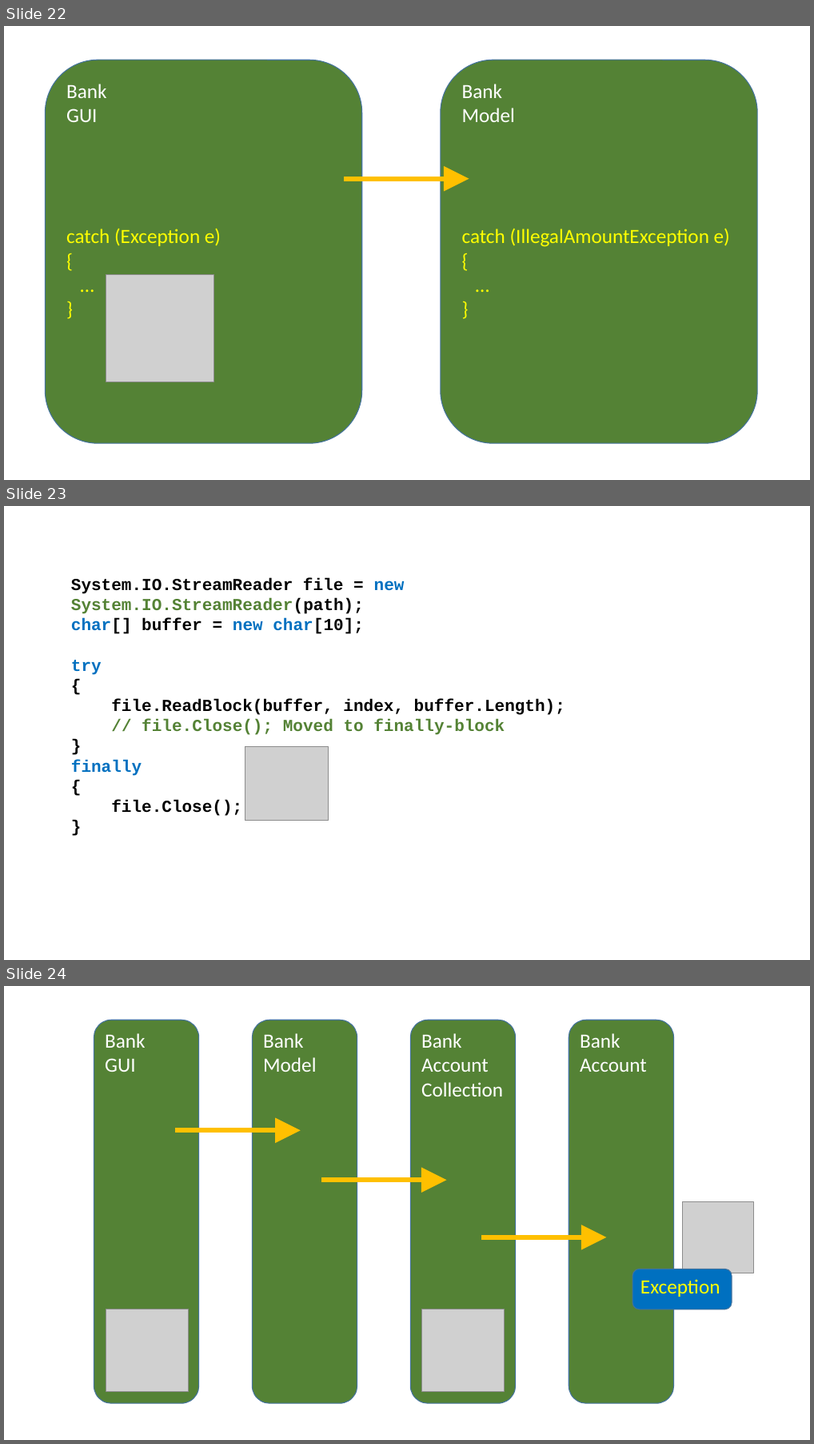
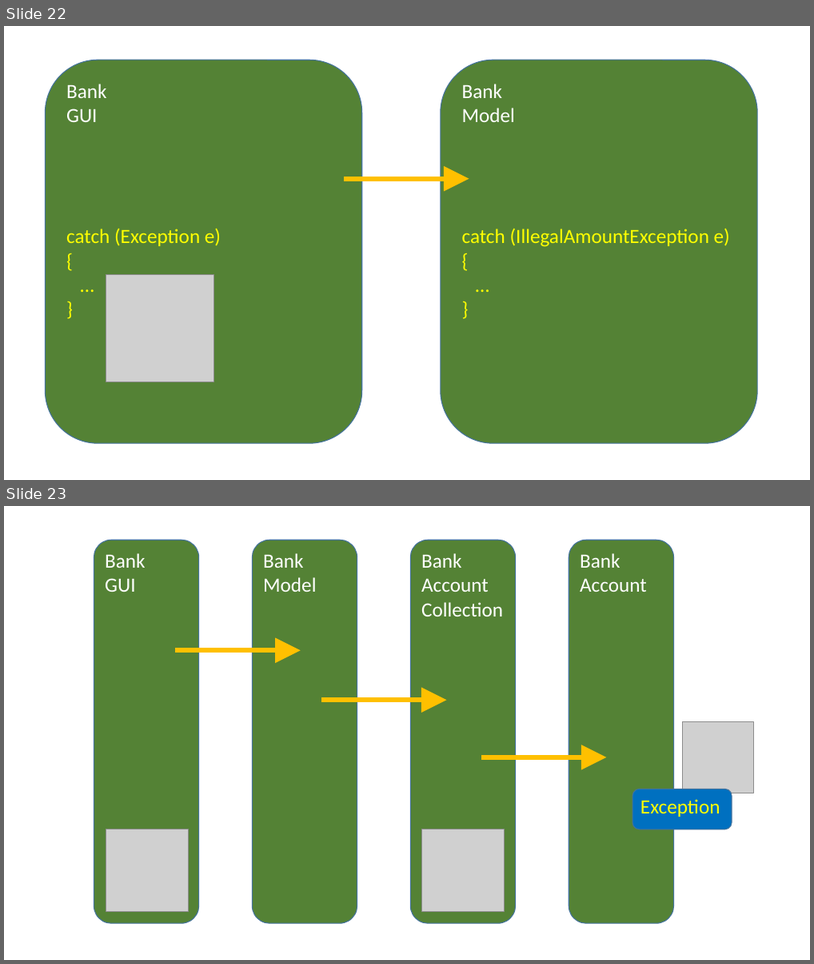
Before and after one commit to perl-easj/Teaching-materials, a slide deck: CSharpProgramming/Presentations/OOProgPartII/Exceptions.pptx. Shown one above the other, each under a label of ours: slides 22, 23 and 24 before the commit, slides 22 and 23 after it. The pictures are 814x1444 and 814x964 pixels, drawn with LibreOffice and Linux fonts; fonts in the diff are those of the drawing; grey boxes stand for pictures. Boxes give left, top, right and bottom in pixels: in the first picture for what was removed or moved away, otherwise in the second. Text is boxed around its words. In the diff, an @@ line names an element or a change of style, - is before the commit and + after.

```diff
--- a/CSharpProgramming/Presentations/OOProgPartII/Exceptions.pptx
+++ b/CSharpProgramming/Presentations/OOProgPartII/Exceptions.pptx
@@ slide 23 removed at box(4, 506, 810, 960), background #FFFFFF @@
@@ text removed at box(71, 578, 566, 816) @@
-System.IO.StreamReader file = new System.IO.StreamReader(path);
-char[] buffer = new char[10];
-try
-{
-file.ReadBlock(buffer, index, buffer.Length);
-// file.Close(); Moved to finally-block
-}
-finally
-{
-file.Close();
-}
@@ picture removed at box(245, 746, 328, 820) @@
@@ what was slide 24 is now slide 23 @@
```
Also in this commit, not shown: 2 slides changed, 8 other files.
